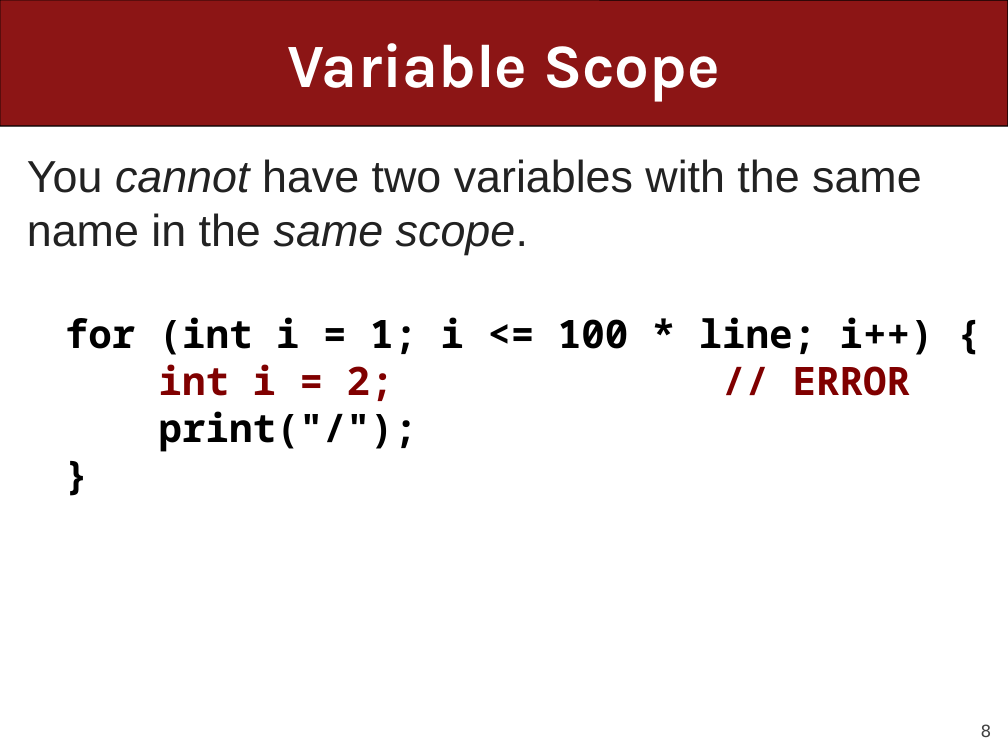
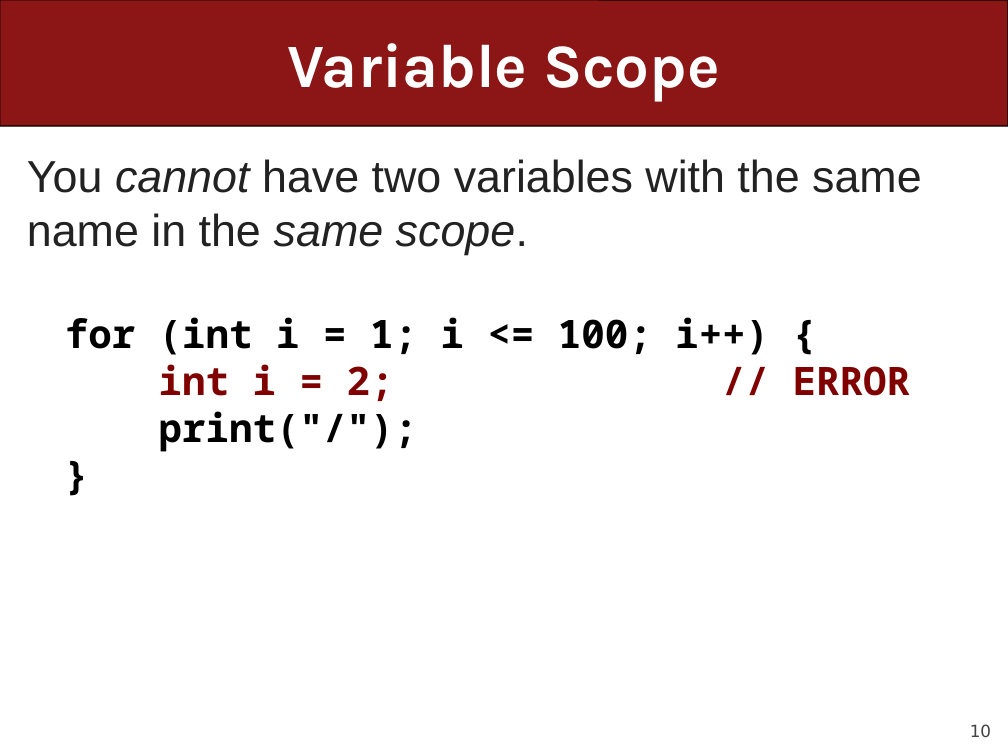
Before and after one commit to ckincaid17/cs106a-summer-2018, a slide deck: slide 10 of WWW/lectures/Lecture7/Lecture7.pptx (slide 8 before the commit). Drawn at 1008x756 pixels with LibreOffice and Linux fonts; fonts in the diff are those of the drawing. Boxes give left, top, right and bottom in pixels: in the first picture for what was removed or moved away, otherwise in the second. Text is boxed around its words. In the diff, an @@ line names an element or a change of style, - is before the commit and + after.

```diff
--- a/WWW/lectures/Lecture7/Lecture7.pptx
+++ b/WWW/lectures/Lecture7/Lecture7.pptx
@@ text at bbox=[65, 317, 769, 355]: text changed @@
-  for (int i = 1; i <= 100 * line; i++) {
+  for (int i = 1; i <= 100; i++) {
@@ page number at bbox=[970, 724, 991, 737]: text changed @@
-8
+10
```
Also in this commit, not shown: 24 other slides changed, 14 slides added, 8 slides removed, 3 other files.
